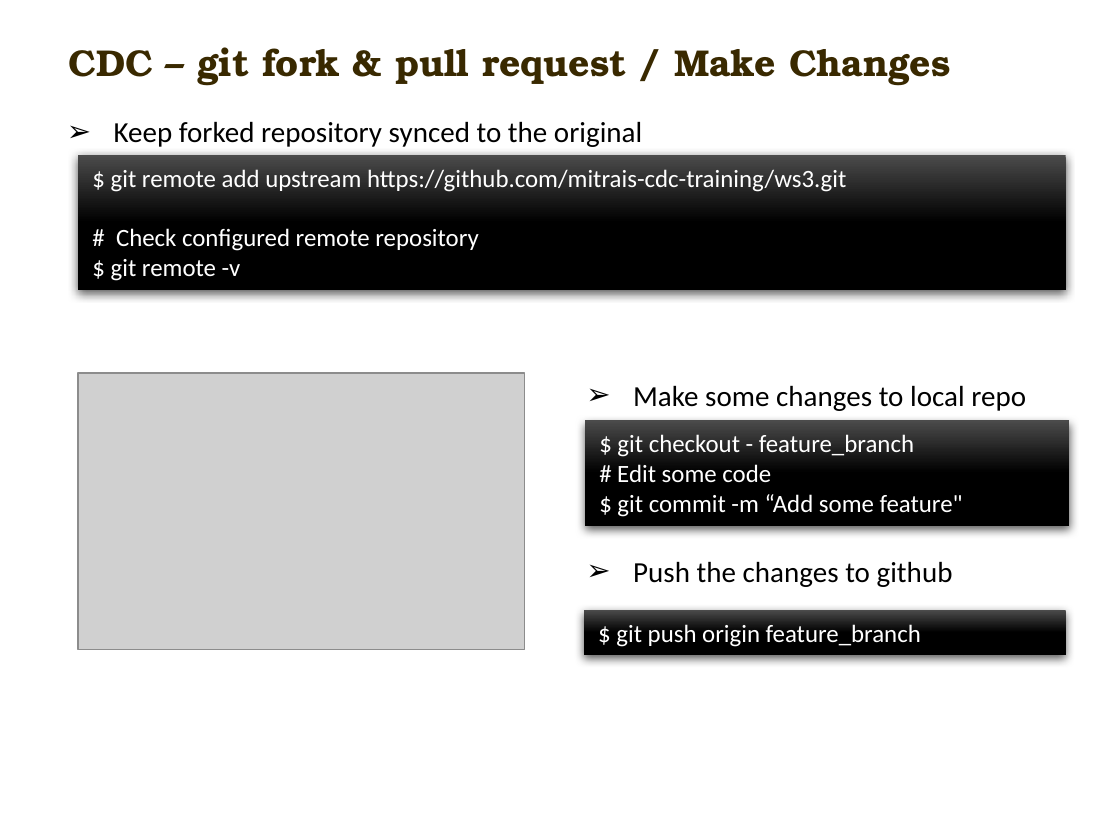
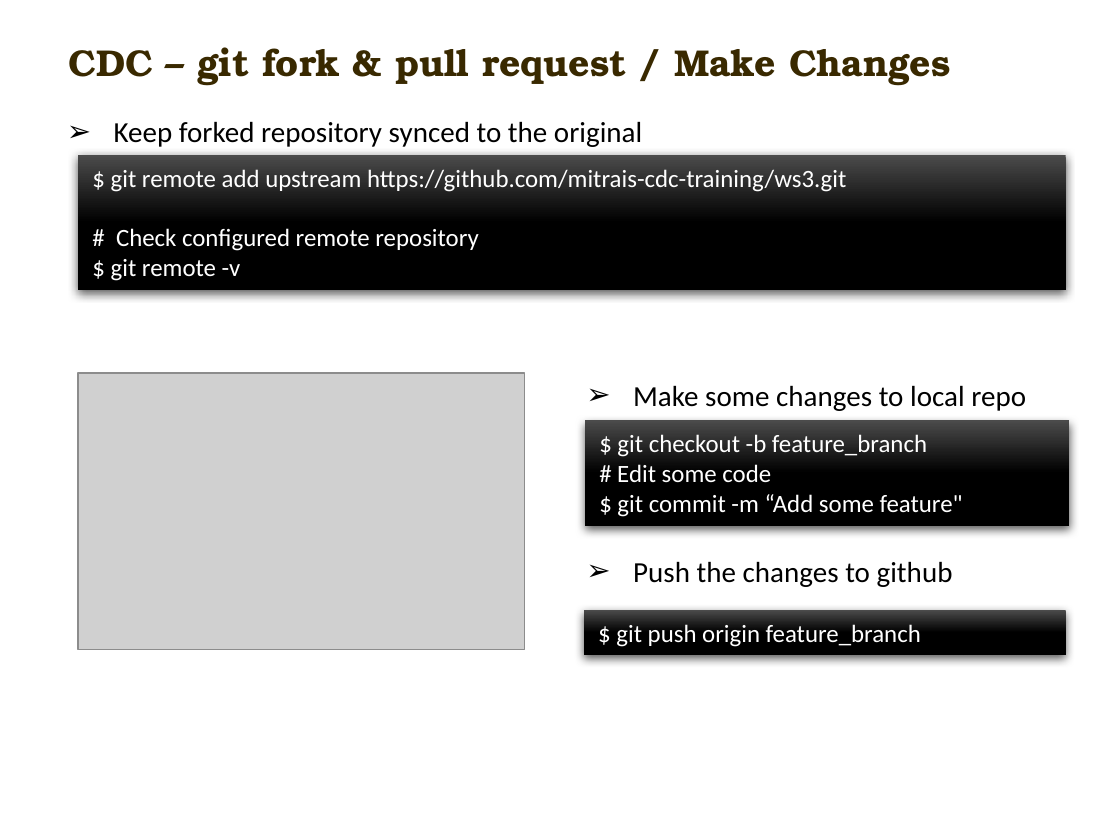
Before and after one commit to carlmitrais/wisdom, a slide deck: slide 7 of cdc_git_ws3.pptx. Drawn at 1120x840 pixels with LibreOffice and Linux fonts; fonts in the diff are those of the drawing; grey boxes stand for pictures; background and template pictures are left out. Boxes give left, top, right and bottom in pixels: in the first picture for what was removed or moved away, otherwise in the second. Text is boxed around its words. In the diff, an @@ line names an element or a change of style, - is before the commit and + after.

Commit message:
Refine the presentation

```diff
--- a/cdc_git_ws3.pptx
+++ b/cdc_git_ws3.pptx
@@ text in rectangle at [617,434,927,456]: text changed @@
-$ git checkout - feature_branch
+$ git checkout -b feature_branch
```
